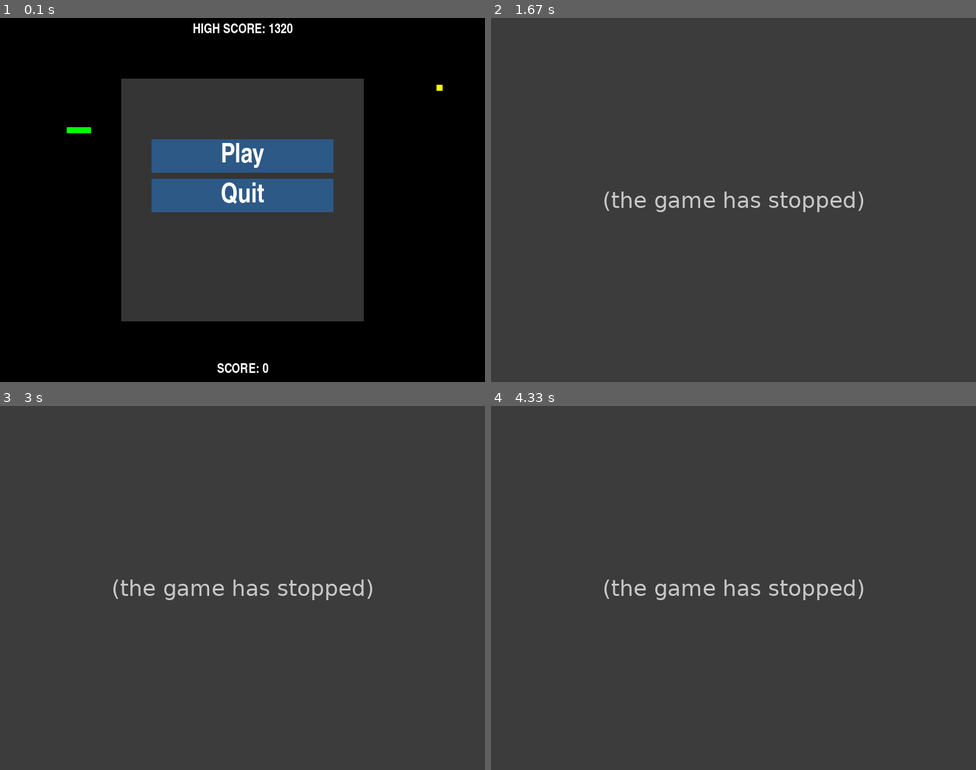
Above: before the commit, frames 1-4 (two rows, left to right).
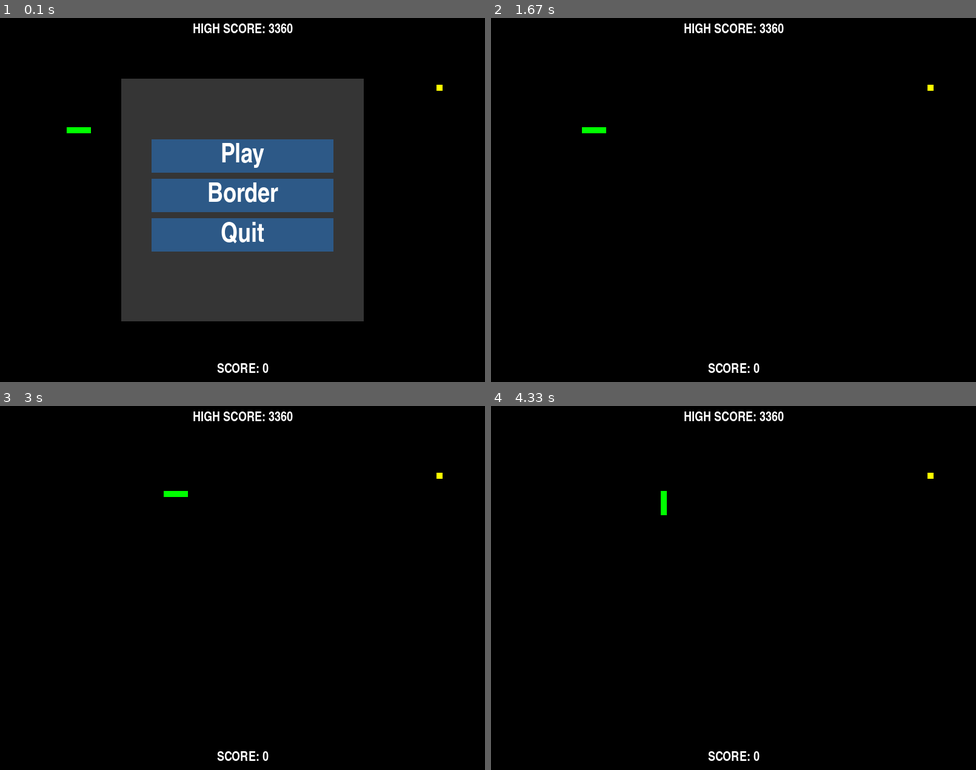
Above: after the commit, the same moments.

Repository: Maiku-san/Snake-PyGame
Game: pygame game, started from SnakeGame.py
Two runs of this game, one before a commit and one after it. Both use one fixed random seed, a clock stepped at 60 frames per second and the inputs below.
Inputs (mouse positions are in pixels of both pictures, inside the frame that each line leads up to):
- Up to frame 1 (0.1 s): no input
- Up to frame 2 (1.67 s): click (733, 200) at 0.38 s; click "Play" at 0.72 s; click (733, 196) at 1.05 s; hold Right from 1.33 s (still down)
- Up to frame 3 (3 s): release Right at 1.8 s; hold Up 1.83-2.13 s; hold Right 2.17-2.63 s
- Up to frame 4 (4.33 s): hold Down 3.23-3.53 s; hold Left 3.57-3.97 s; hold Up from 4 s (still down)

The runs differ from the first frame. In frame 1, 3.9% of the frame differs, in the area x 31-69%, y 1-65%; in frame 2, 100%, in the area x 0-100%, y 0-100%; in frame 3, 100%; in frame 4, 100%.
Before the commit the program exited at 0.4 s; later frames show no game.

Commit message:
added map border button to menu screen

Diff:
--- a/SnakeHighScore.txt
+++ b/SnakeHighScore.txt
@@ -1 +1 @@
-1320
+3360
--- a/classes/Button.py
+++ b/classes/Button.py
@@ -10,17 +10,19 @@
         self.text_content = text_content
         self.clicked = clicked
 
+        self.rectangle = pygame.Rect(position_x, position_y, width, height)
+
 
     def draw(self, surface, font):
-        rectangle = pygame.draw.rect(surface, (45, 89, 135), (self.position_x, self.position_y, self.width, self.height))
+        pygame.draw.rect(surface, (45, 89, 135), self.rectangle)
 
-        is_hover_button = self.check_mouse_hover_button(rectangle)
+        is_hover_button = self.check_mouse_hover_button()
         if is_hover_button is True:
-            pygame.draw.rect(surface, (9, 66, 227), (self.position_x, self.position_y, self.width, self.height))
+            pygame.draw.rect(surface, (9, 66, 227), self.rectangle)
             self.handle_click_event()
 
         if self.clicked is True:
-            pygame.draw.rect(surface, (10, 155, 251), (self.position_x, self.position_y, self.width, self.height))
+            pygame.draw.rect(surface, (10, 155, 251), self.rectangle)
 
         # render text content
         text_content_rendered = font.render(self.text_content, True, 'white')
@@ -29,9 +31,9 @@
         surface.blit(text_content_rendered, text_rect)
 
 
-    def check_mouse_hover_button(self, button_shape):
+    def check_mouse_hover_button(self):
         pygame.mouse.get_pos()
-        if button_shape.collidepoint(pygame.mouse.get_pos()):
+        if self.rectangle.collidepoint(pygame.mouse.get_pos()):
             return True
         else:
             return False
--- a/classes/Game.py
+++ b/classes/Game.py
@@ -36,8 +36,9 @@
 
 	# buttons
 	play_button = Button(250, 200, 300, 55, 'Play', False)
-	quit_button = Button(250, 265, 300, 55, 'Quit', False)
-	menu_buttons = [play_button, quit_button]
+	map_selection_button = Button(250, 265, 300, 55, 'Border', False)
+	quit_button = Button(250, 330, 300, 55, 'Quit', False)
+	menu_buttons = [play_button, map_selection_button, quit_button]
 
 	def __init__(self, list_of_fonts):
 		self.is_on = True
@@ -67,6 +68,13 @@
 		# buttons on menu
 		self.play_button.draw(self.screen, self.list_of_fonts[1])
 		self.quit_button.draw(self.screen, self.list_of_fonts[1])
+		# map switch button to select border/no border
+		self.map_selection_button.draw(self.screen, self.list_of_fonts[1])
+		if self.active_map == 'Border Map':
+			pygame.draw.rect(self.screen, 'green', (250, 265, 300, 55), 5)
+
+
+
 
 	def show_score(self):
 		score_text_surface = self.list_of_fonts[0].render(f"SCORE: {self.score}", True, 'white')
--- a/classes/InputControl.py
+++ b/classes/InputControl.py
@@ -8,18 +8,6 @@
 
 
 	def handle_input(self):
-		# handle buttons
-		if self.game.quit_button.clicked is True:
-			self.game.check_high_score()
-
-			self.game.is_on = False
-
-		if self.game.play_button.clicked is True:
-			self.game.is_paused = False
-			self.game.active_screen = 'game screen'
-			for i in range(len(self.game.menu_buttons)):
-				self.game.menu_buttons[i].clicked = False
-
 		# handle events
 		for event in pygame.event.get():
 			# check if the user clicked x at the top right corner to close the game
@@ -27,6 +15,24 @@
 				self.game.check_high_score()
 
 				self.game.is_on = False
+
+			# handle buttons
+			if self.game.quit_button.clicked is True:
+				self.game.check_high_score()
+
+				self.game.is_on = False
+
+			if self.game.play_button.clicked is True:
+				self.game.is_paused = False
+				self.game.active_screen = 'game screen'
+				for i in range(len(self.game.menu_buttons)):
+					self.game.menu_buttons[i].clicked = False
+
+			if self.game.map_selection_button.check_mouse_hover_button() and event.type == pygame.MOUSEBUTTONDOWN:
+				if self.game.active_map == 'Borderless Map':
+					self.game.active_map = 'Border Map'
+				else:
+					self.game.active_map = 'Borderless Map'
 
 			# handle keyboard controls
 			if event.type == pygame.KEYDOWN:
